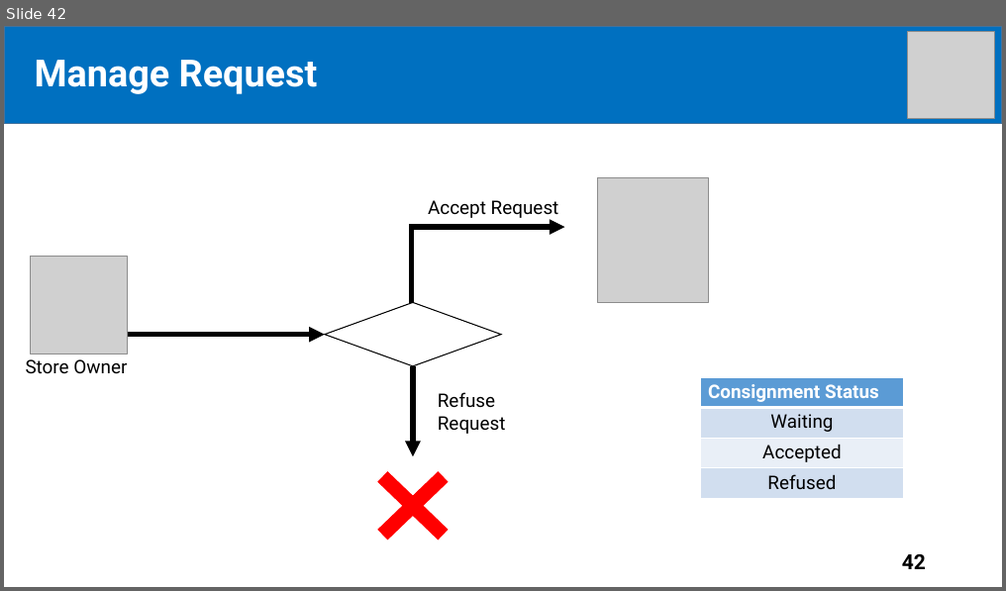
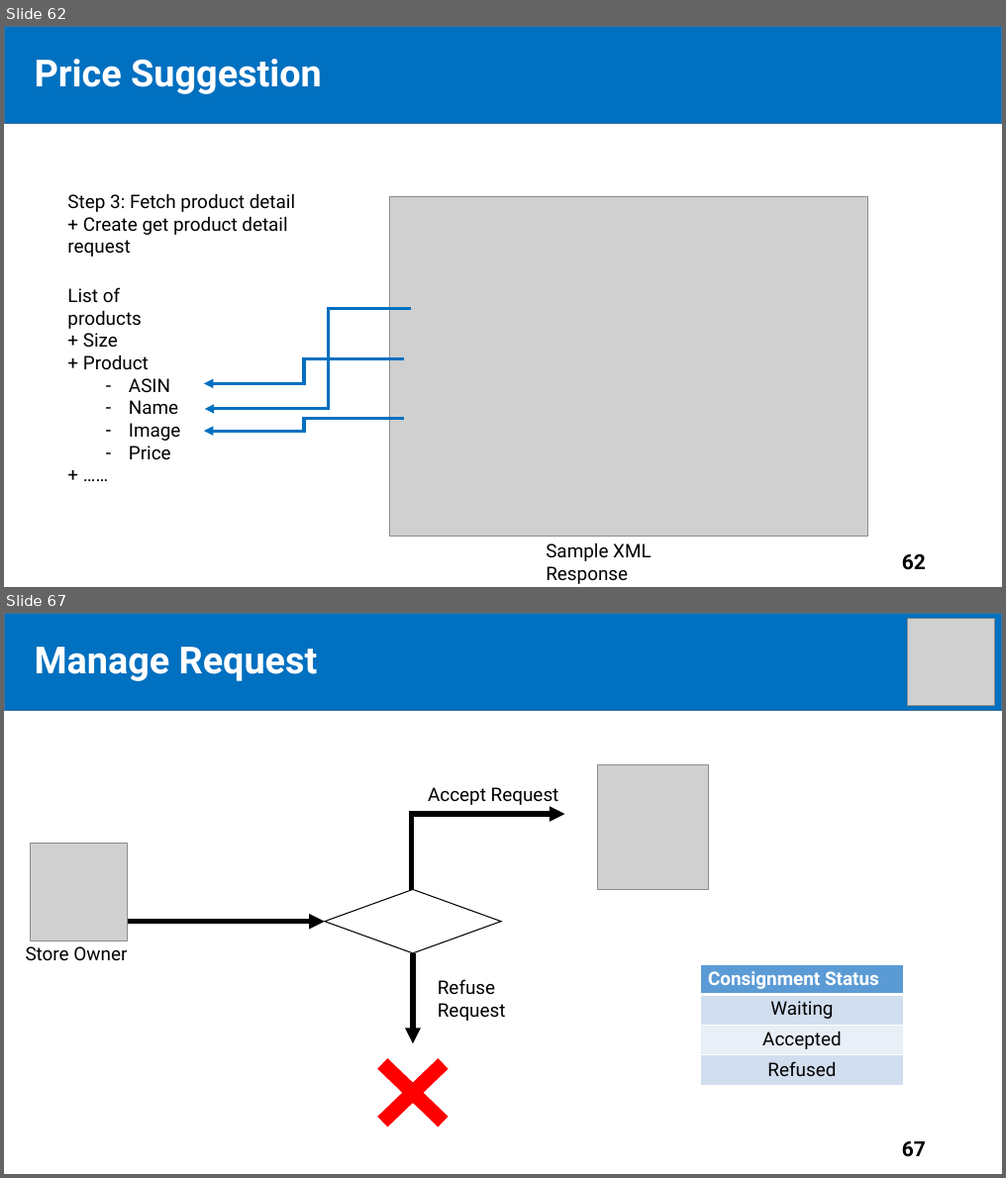
Before and after one commit to tiendan3108/CP, a slide deck: Source/Presentation/PreFinalPresentation.pptx. Shown one above the other, each under a label of ours: slide 42 before the commit, slides 62 and 67 after it; the slides between them are not shown. The pictures are 1006x591 and 1006x1178 pixels, drawn with LibreOffice and Linux fonts; fonts in the diff are those of the drawing; grey boxes stand for pictures. Boxes give left, top, right and bottom in pixels: in the first picture for what was removed or moved away, otherwise in the second. Text is boxed around its words. In the diff, an @@ line names an element or a change of style, - is before the commit and + after.

```diff
--- a/Source/Presentation/PreFinalPresentation.pptx
+++ b/Source/Presentation/PreFinalPresentation.pptx
@@ slide 62 added at bbox=[4, 26, 1002, 587], background #FFFFFF @@
@@ rectangle added at bbox=[4, 26, 1002, 123], fill #0070C0, outline #43739E 1 pt @@
@@ text added at bbox=[35, 59, 322, 94], 36 pt, text #FFFFFF, bold @@
+Price Suggestion
@@ title added at bbox=[61, 64, 209, 94], 44 pt, text #FFFFFF, bold @@
+Outline
@@ text added at bbox=[67, 193, 295, 235], 18 pt, text #000000 @@
+Step 3: Fetch product detail
++ Create get product detail request
@@ picture added at bbox=[389, 196, 868, 536] @@
@@ text added at bbox=[67, 287, 181, 460], 18 pt, text #000000 @@
+List of products
++ Size
++ Product
+  – ASIN
+  – Name
+  – Image
+  – Price
++ ……
@@ elbow arrow added from (411, 309) to (205, 409), #0070C0 3 pt @@
@@ elbow arrow added from (405, 360) to (204, 383), #0070C0 3 pt @@
@@ elbow arrow added from (405, 419) to (204, 431), #0070C0 3 pt @@
@@ text added at bbox=[546, 544, 650, 584], 18 pt, text #000000 @@
+Sample XML Response
@@ page number added at bbox=[902, 555, 926, 570], 20 pt, text #000000, bold @@
+62
@@ what was slide 42 is now slide 67 @@
@@ page number at bbox=[902, 1142, 926, 1157]: text changed @@
-42
+67
```
Also in this commit, not shown: 4 slides changed, 26 other slides added, 2 slides removed.
